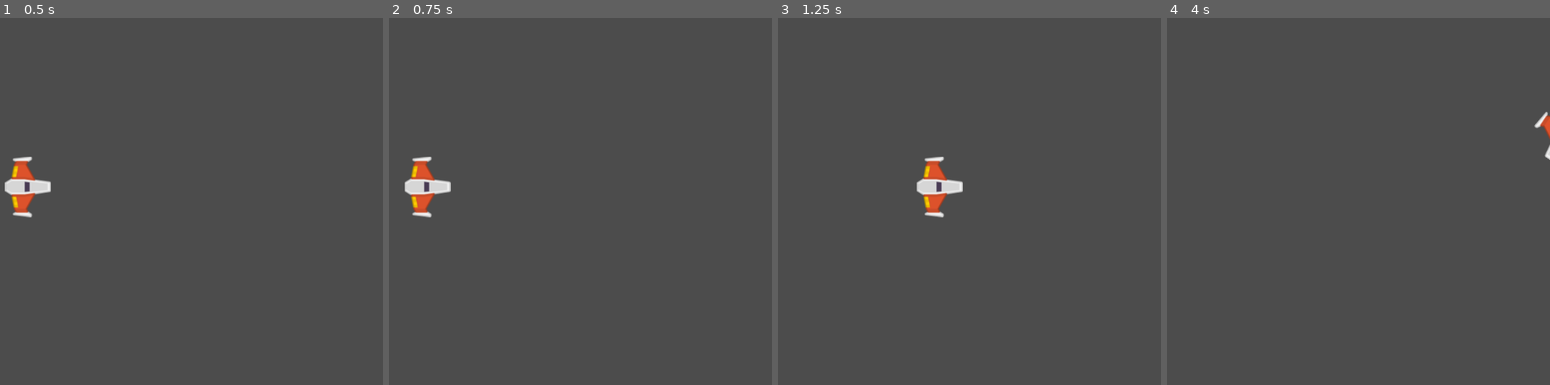
Above: before the commit, frames 1-4 (left to right).
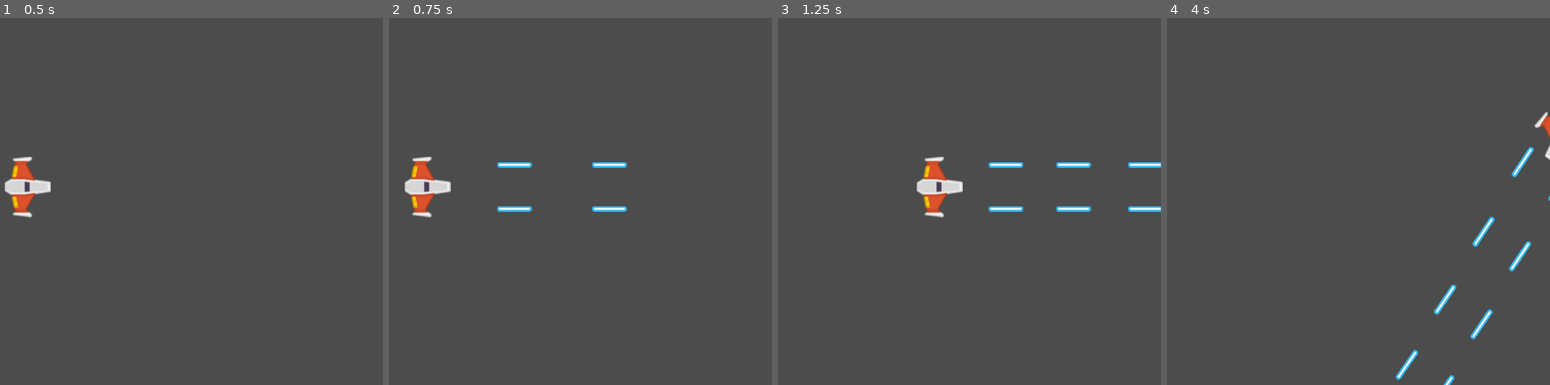
Above: after the commit, the same moments.

Repository: Csosafloriani/Meteorito
Game: Godot game, scene res://Juego/Niveles/NivelTest.tscn
Same seed, same stepped clock (60 frames per second), same inputs: the game is played once before the commit and once after it.
Inputs (mouse positions are in pixels of both pictures, inside the frame that each line leads up to):
- Up to frame 1 (0.5 s): no input
- Up to frame 2 (0.75 s): tap Enter at 0.5 s; move the mouse to (595, 183) at 0.52 s; press the mouse at (595, 183) at 0.53 s; hold Up (mover_adelante) from 0.53 s (still down)
- Up to frame 3 (1.25 s): keep holding Up (mover_adelante)
- Up to frame 4 (4 s): move the mouse to (outside the picture) at 1.27 s; release Up (mover_adelante) at 1.28 s; release the mouse at (outside the picture) at 1.28 s; tap S (mover_atrás) at 1.35 s; click (outside the picture) at 1.55 s; move the mouse to (1301, 120) at 2.02 s; hold A (rotar_antihorario) 2.03-2.78 s; hold Up (mover_adelante) 2.03-3.53 s; click (1301, 120) at 2.3 s; tap Space at 2.75 s; move the mouse to (1205, 274) at 2.77 s; tap D (rotar_horario) at 2.85 s; click (1205, 274) at 3.05 s; move the mouse to (1423, 256) at 3.52 s; press the mouse at (1423, 256) at 3.53 s

Frame 1 is identical in both runs. In frame 2, 0.6% of the frame differs, in the area x 28-63%, y 39-53%; in frame 3, 0.9%; in frame 4, 0.9%, in the area x 59-100%, y 35-100%.

Commit message:
Disparo principal agregado

Diff:
--- /dev/null
+++ b/Juego/Autoload/Eventos.gd
@@ -0,0 +1,3 @@
+extends Node
+
+signal disparo(proyectil)
--- a/Juego/Naves/Player/Player.gd
+++ b/Juego/Naves/Player/Player.gd
@@ -37,3 +37,8 @@
 		dir_rotacion -= 1
 	elif Input.is_action_pressed("rotar_horario"):
 		dir_rotacion += 1
+	# Disparo
+	if Input.is_action_pressed("disparo_principal"):
+		canion.set_esta_disparando(true)
+	if Input.is_action_just_released("disparo_principal"):
+		canion.set_esta_disparando(false)
--- a/Juego/Naves/Player/Player.tscn
+++ b/Juego/Naves/Player/Player.tscn
@@ -28,6 +28,7 @@
 shape = SubResource( 1 )
 
 [node name="canion" parent="." instance=ExtResource( 3 )]
+position = Vector2( 25, 0 )
 
 [node name="PuntoIzquierdo" parent="canion" index="0"]
 position = Vector2( -4, -36 )
--- /dev/null
+++ b/Juego/Niveles/Nivel.gd
@@ -0,0 +1,23 @@
+# Nivel.gd
+class_name Nivel
+extends Node2D
+
+## Atributos onready
+onready var contenedor_proyectiles:Node
+
+## Metodos
+func _ready() -> void:
+	conectar_seniales()
+	crear_contenedores()
+
+## Metodos custom
+func conectar_seniales() -> void:
+	Eventos.connect("disparo", self, "_on_disparo")
+
+func crear_contenedores() -> void:
+	contenedor_proyectiles = Node.new()
+	contenedor_proyectiles.name = "ContenedorProyectiles"
+	add_child(contenedor_proyectiles)
+
+func _on_disparo(proyectil:Proyectil) -> void:
+	contenedor_proyectiles.add_child(proyectil)
--- a/Juego/Niveles/NivelTest.tscn
+++ b/Juego/Niveles/NivelTest.tscn
@@ -1,8 +1,10 @@
-[gd_scene load_steps=2 format=2]
+[gd_scene load_steps=3 format=2]
 
 [ext_resource path="res://Juego/Naves/Player/Player.tscn" type="PackedScene" id=1]
+[ext_resource path="res://Juego/Niveles/Nivel.gd" type="Script" id=2]
 
 [node name="NivelTest" type="Node2D"]
+script = ExtResource( 2 )
 
 [node name="Player" parent="." instance=ExtResource( 1 )]
 position = Vector2( 444, 276 )
--- a/Juego/Proyectiles/Proyectil.gd
+++ b/Juego/Proyectiles/Proyectil.gd
@@ -15,3 +15,7 @@
 ## Metodos
 func _physics_process(delta: float) ->void:
 	position += velocidad * delta
+
+
+func _on_VisibilityNotifier2D_screen_exited() -> void:
+	queue_free()
--- a/Juego/Proyectiles/Proyectil.tscn
+++ b/Juego/Proyectiles/Proyectil.tscn
@@ -20,3 +20,5 @@
 
 [node name="VisibilityNotifier2D" type="VisibilityNotifier2D" parent="."]
 scale = Vector2( 2.6, 0.2 )
+
+[connection signal="screen_exited" from="VisibilityNotifier2D" to="." method="_on_VisibilityNotifier2D_screen_exited"]
--- a/Juego/Proyectiles/canion.gd
+++ b/Juego/Proyectiles/canion.gd
@@ -36,5 +36,14 @@
 		if nodo is Position2D:
 			puntos_disparo.append(nodo)
 
-func disparar():
-	pass
+func disparar() -> void:
+	esta_enfriado = false
+	timer_enfriamiento.start()
+	for punto_disparo in puntos_disparo:
+		disparo_sfx.play()
+		var new_proyectil:Proyectil = proyectil.instance()
+		new_proyectil.crear(punto_disparo.global_position, get_owner().rotation, velocidad_proyectil, danio_proyectil)
+		Eventos.emit_signal("disparo", new_proyectil)
+
+func _on_TimerEnfriamiento_timeout() -> void:
+	esta_enfriado = true
--- a/Juego/Proyectiles/canion.tscn
+++ b/Juego/Proyectiles/canion.tscn
@@ -1,14 +1,23 @@
-[gd_scene load_steps=2 format=2]
+[gd_scene load_steps=4 format=2]
 
 [ext_resource path="res://Juego/Proyectiles/canion.gd" type="Script" id=1]
+[ext_resource path="res://Juego/Proyectiles/Proyectil.tscn" type="PackedScene" id=2]
+[ext_resource path="res://Juego/Proyectiles/Laser_player.ogg" type="AudioStream" id=3]
 
 [node name="canion" type="Node2D"]
 script = ExtResource( 1 )
+proyectil = ExtResource( 2 )
+cadencia_disparo = 0.1
+velocidad_proyectil = 1600
 
 [node name="PuntoIzquierdo" type="Position2D" parent="."]
 
 [node name="PuntoDerecho" type="Position2D" parent="."]
 
 [node name="DisparoFX" type="AudioStreamPlayer2D" parent="."]
+stream = ExtResource( 3 )
+bus = "SFX"
 
 [node name="TimerEnfriamiento" type="Timer" parent="."]
+
+[connection signal="timeout" from="TimerEnfriamiento" to="." method="_on_TimerEnfriamiento_timeout"]
--- /dev/null
+++ b/default_bus_layout.tres
@@ -0,0 +1,9 @@
+[gd_resource type="AudioBusLayout" format=2]
+
+[resource]
+bus/1/name = "SFX"
+bus/1/solo = false
+bus/1/mute = false
+bus/1/bypass_fx = false
+bus/1/volume_db = -5.72686
+bus/1/send = "Master"
--- a/project.godot
+++ b/project.godot
@@ -14,6 +14,11 @@
 "language": "GDScript",
 "path": "res://Juego/Proyectiles/canion.gd"
 }, {
+"base": "Node2D",
+"class": "Nivel",
+"language": "GDScript",
+"path": "res://Juego/Niveles/Nivel.gd"
+}, {
 "base": "RigidBody2D",
 "class": "Player",
 "language": "GDScript",
@@ -26,6 +31,7 @@
 } ]
 _global_script_class_icons={
 "Canion": "",
+"Nivel": "",
 "Player": "",
 "Proyectil": ""
 }
@@ -35,6 +41,10 @@
 config/name="Meteorito"
 run/main_scene="res://Juego/Niveles/NivelTest.tscn"
 config/icon="res://TemporalAssets/PNG/playerShip1_red.png"
+
+[autoload]
+
+Eventos="*res://Juego/Autoload/Eventos.gd"
 
 [gui]
 
@@ -66,6 +76,12 @@
 , Object(InputEventKey,"resource_local_to_scene":false,"resource_name":"","device":0,"alt":false,"shift":false,"control":false,"meta":false,"command":false,"pressed":false,"scancode":16777231,"physical_scancode":0,"unicode":0,"echo":false,"script":null)
  ]
 }
+disparo_principal={
+"deadzone": 0.5,
+"events": [ Object(InputEventMouseButton,"resource_local_to_scene":false,"resource_name":"","device":0,"alt":false,"shift":false,"control":false,"meta":false,"command":false,"button_mask":0,"position":Vector2( 0, 0 ),"global_position":Vector2( 0, 0 ),"factor":1.0,"button_index":1,"pressed":false,"doubleclick":false,"script":null)
+, Object(InputEventKey,"resource_local_to_scene":false,"resource_name":"","device":0,"alt":false,"shift":false,"control":false,"meta":false,"command":false,"pressed":false,"scancode":32,"physical_scancode":0,"unicode":0,"echo":false,"script":null)
+ ]
+}
 
 [physics]
 
Not shown, added: Juego/Proyectiles/Laser_player.ogg.import
Not shown, added: Juego/Proyectiles/Laser_player.ogg
